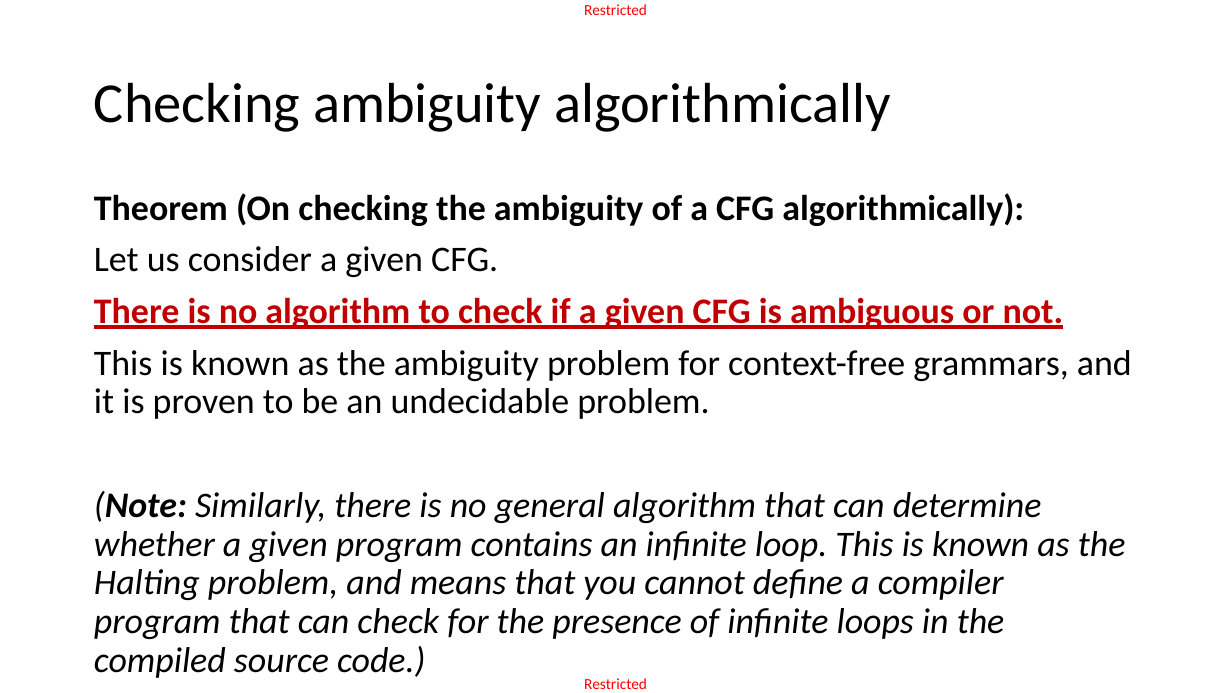
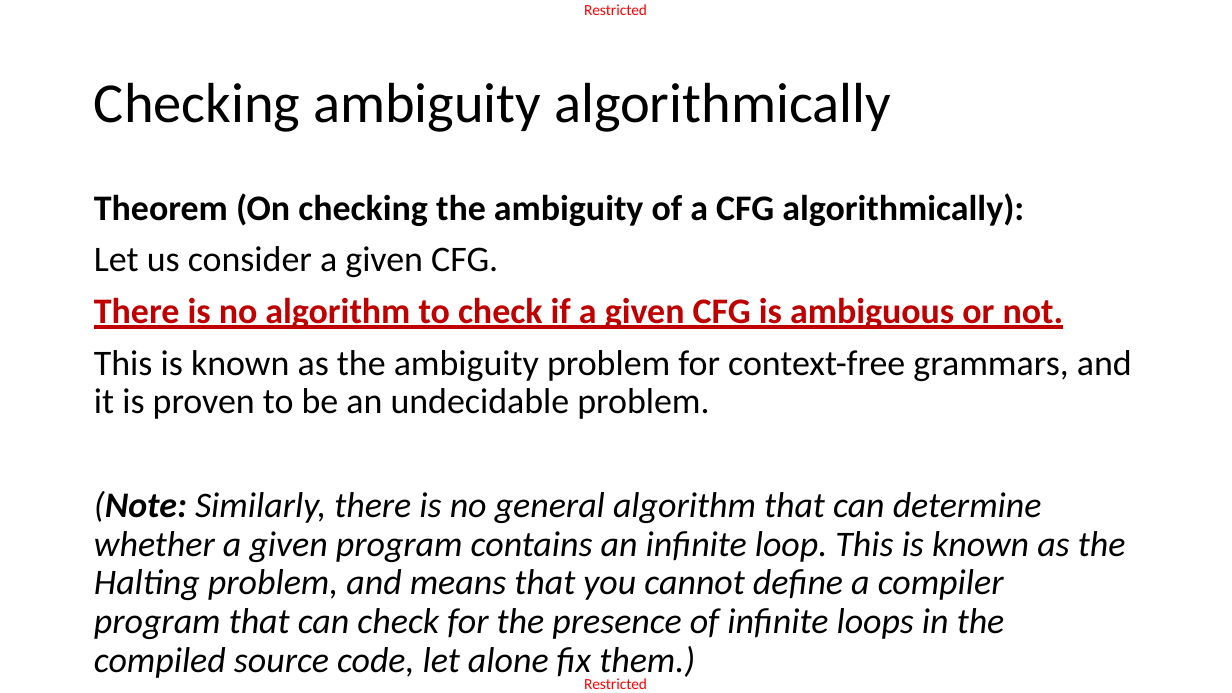
Before and after one commit to matthieudemari/SUTD_PLC_50_051, a slide deck: slide 5 of W10/W10S3/W10S3.pptx. Drawn at 1232x693 pixels with LibreOffice and Linux fonts; fonts in the diff are those of the drawing. Boxes give left, top, right and bottom in pixels: in the first picture for what was removed or moved away, otherwise in the second. Text is boxed around its words. In the diff, an @@ line names an element or a change of style, - is before the commit and + after.

Commit message:
Done with W10S3 slides.

```diff
--- a/W10/W10S3/W10S3.pptx
+++ b/W10/W10S3/W10S3.pptx
@@ text at (x1=94, y1=491, x2=1126, y2=681): text changed @@
-(Note: Similarly, there is no general algorithm that can determine whether a given program contains an infinite loop. This is known as the Halting problem, and means that you cannot define a compiler program that can check for the presence of infinite loops in the compiled source code.)
+(Note: Similarly, there is no general algorithm that can determine whether a given program contains an infinite loop. This is known as the Halting problem, and means that you cannot define a compiler program that can check for the presence of infinite loops in the compiled source code, let alone fix them.)
```
Also in this commit, not shown: 4 other slides changed, 67 slides added, 6 slides removed, 3 other files.
